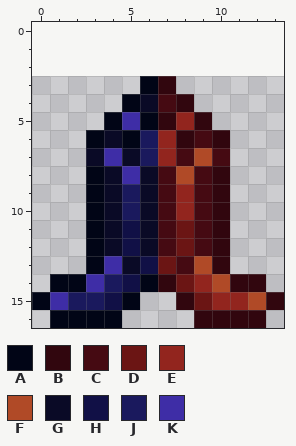
Pixel-art sprite, stored at Items/Blocks/AkumataBox.png. Above is the file before it was changed.
The file is 28x28 pixels, drawn in blocks of 2x2; one block is one cell here. Colours within 5 levels of each other are drawn and written as one. The old version is drawn lined up with the new one, on the new canvas.
Palette (. is transparent): A #010516  B #31060e  C #450a12  D #6b1514  E #92251e  F #b04a27  G #0a0a26  H #111046  J #1a195d  K #3e2da6
Pixels before, first column x 0:
 3 ......AB......
 4 .....AGCB.....
 5 ....AKABEB....
 6 ...AGAJEBCB...
 7 ...GKGJECFC...
 8 ...AGKGCFCB...
 9 ...AGJGCECB...
10 ...AGJGCECB...
11 ...AGHGCDCB...
12 ...AGHGCDCB...
13 ...AKGHDCFB...
14 .AAKJHABDEFBB.
15 AKJJHA..BDEEFB
16 .AAAA....BBBB.
And afterwards:
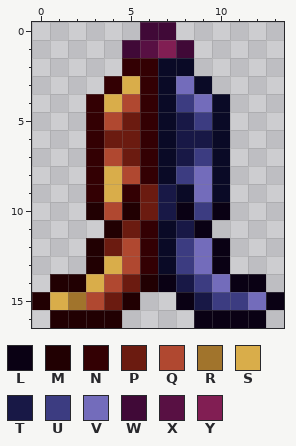
Colours new in this view: L #0a0114  M #210002  N #330003  P #6b1b10  Q #b04830  R #a1742c  S #d9ad4a  T #181846  U #3c3c81  V #736cbb  W #400937  X #581043  Y #811e53
Edits made:
canvas 14x14 -> 14x17, the old top-left corner now at 0,3
Changed rows in their new state; - is an unchanged pixel.
first column x 0:
 0 ------WW------
 1 -----WXYW-----
 2 -----NNGG-----
 3 ----NSNGVG----
 4 ---NSQNGUVG---
 5 ---NQPNGTUG---
 6 ---NPPNGTTG---
 7 ---NQPNGTUG---
 8 ---NSQNGUVG---
 9 ---NSNPTGVG---
10 ---MQMPTLUL---
11 ---.MPNGTL.---
12 ---MPQNGUVL---
13 ---MSQNGUVL---
14 -MMSQPMLTUVLL-
15 MSRQPM--LTUUVL
16 -MMMM----LLLL-
Changed places in both pictures, as pixel boxes (x1, y1, x2, y2):
changed: (32, 22, 284, 328)
